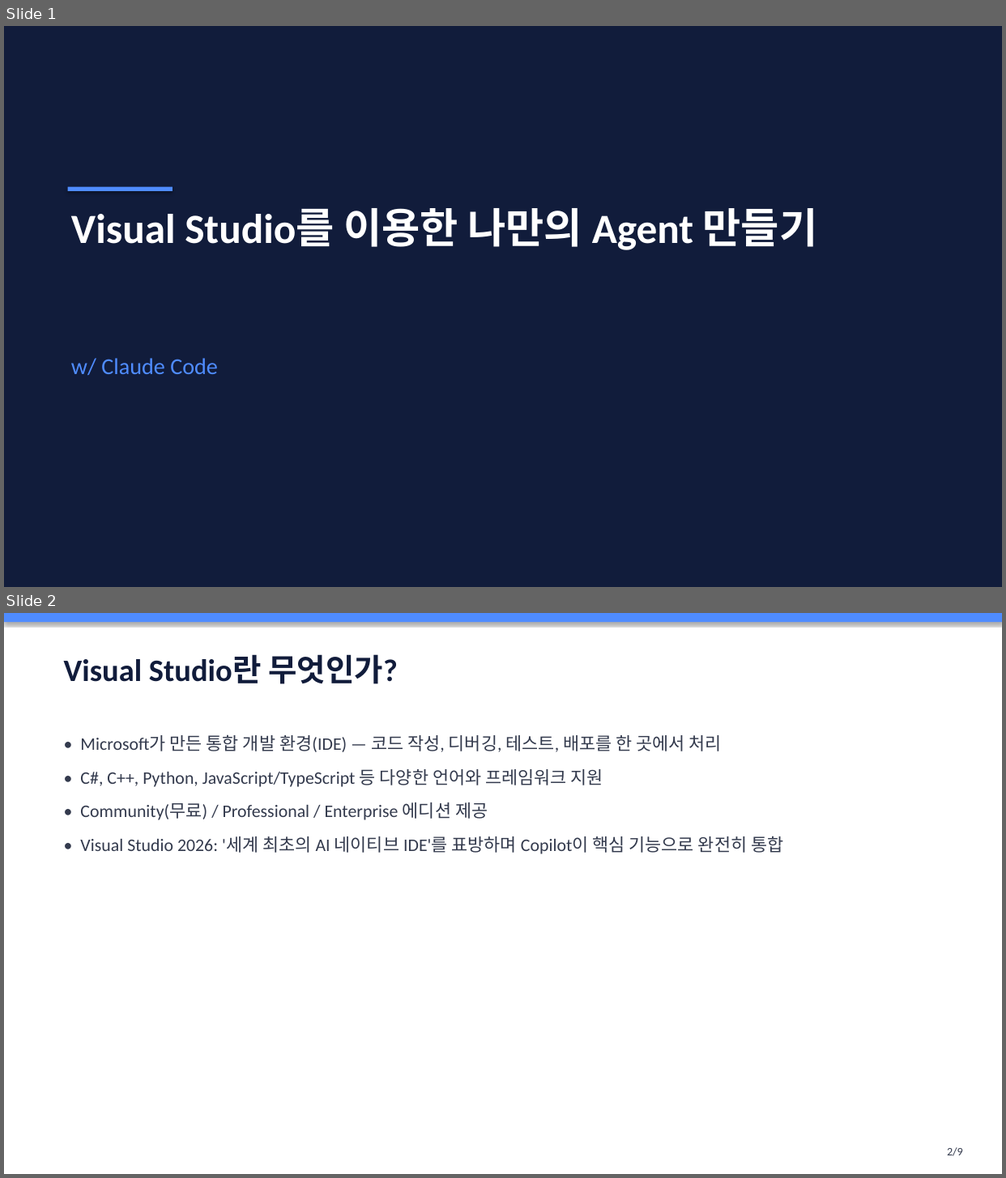
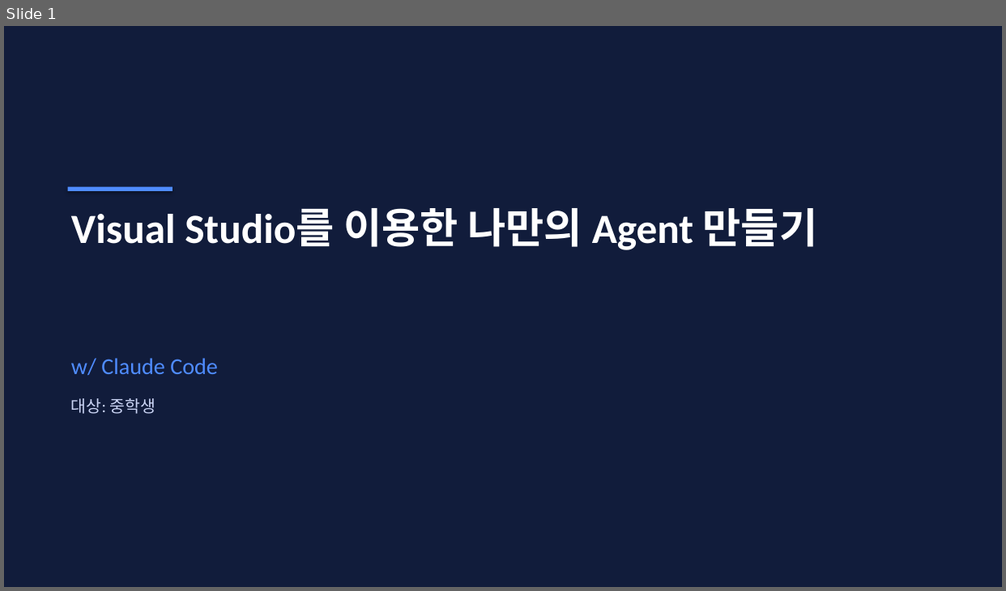
Before and after one commit to oysking55-ctrl/pt-agent, a slide deck: docs/01-visual-studio-agent/slides.pptx. Shown one above the other, each under a label of ours: slides 1 and 2 before the commit, slide 1 after it. The pictures are 1006x1178 and 1006x591 pixels, drawn with LibreOffice and Linux fonts; fonts in the diff are those of the drawing. Boxes give left, top, right and bottom in pixels: in the first picture for what was removed or moved away, otherwise in the second. Text is boxed around its words. In the diff, an @@ line names an element or a change of style, - is before the commit and + after.

```diff
--- a/docs/01-visual-studio-agent/slides.pptx
+++ b/docs/01-visual-studio-agent/slides.pptx
@@ slide 2 removed at bbox=[4, 613, 1002, 1174], background #FFFFFF @@
@@ rectangle removed at bbox=[4, 613, 1002, 622] @@
@@ text removed at bbox=[64, 654, 398, 684] @@
-Visual Studio란 무엇인가?
@@ text removed at bbox=[80, 735, 783, 854] @@
-• Microsoft가 만든 통합 개발 환경(IDE) — 코드 작성, 디버깅, 테스트, 배포를 한 곳에서 처리
-• C#, C++, Python, JavaScript/TypeScript 등 다양한 언어와 프레임워크 지원
-• Community(무료) / Professional / Enterprise 에디션 제공
-• Visual Studio 2026: '세계 최초의 AI 네이티브 IDE'를 표방하며 Copilot이 핵심 기능으로 완전히 통합
@@ text removed at bbox=[947, 1148, 963, 1157] @@
-2/9
@@ slide 1 changed as well @@
@@ text added at bbox=[71, 399, 156, 414], 16 pt, text #CCD6F6 @@
+대상: 중학생
```
Also in this commit, not shown: 7 other slides changed, 1 slide added, 5 other files.
